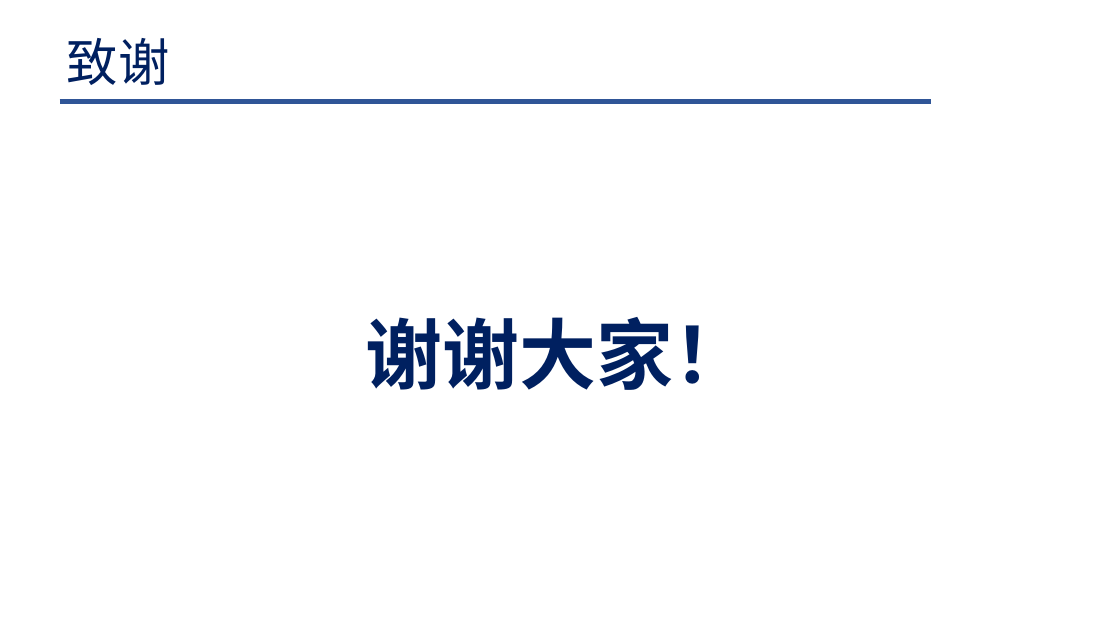
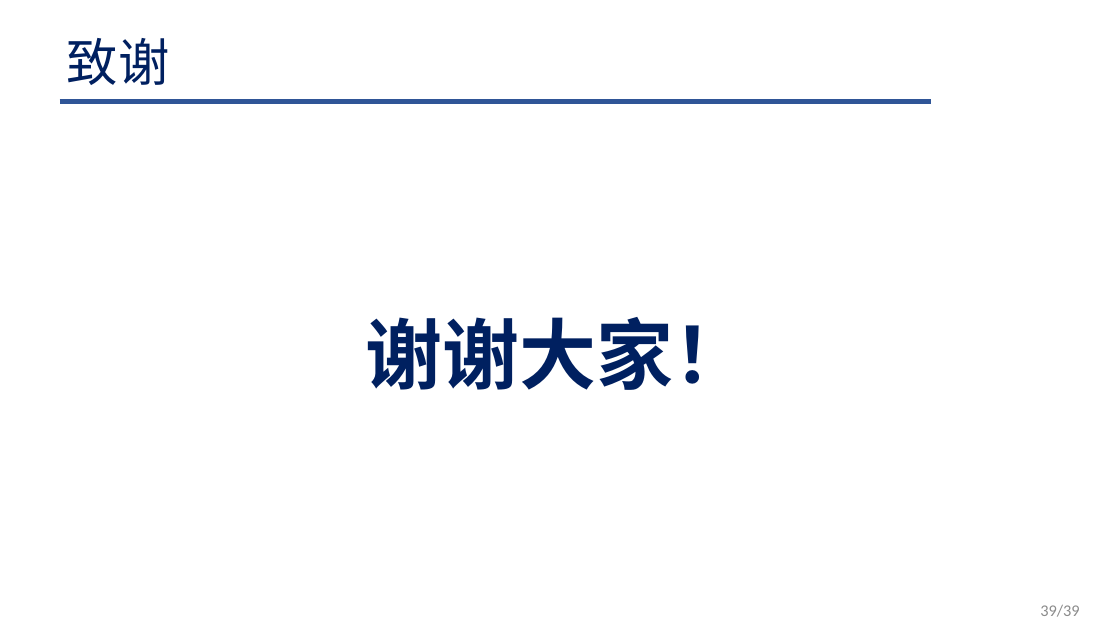
Before and after one commit to Lelucermaire111/Intelligent-blind-assistance-system, a slide deck: slide 39 of 系统设计/系统设计.pptx. Drawn at 1120x630 pixels with LibreOffice and Linux fonts; fonts in the diff are those of the drawing; background and template pictures are left out. Boxes give left, top, right and bottom in pixels: in the first picture for what was removed or moved away, otherwise in the second. Text is boxed around its words. In the diff, an @@ line names an element or a change of style, - is before the commit and + after.

```diff
--- a/系统设计/系统设计.pptx
+++ b/系统设计/系统设计.pptx
@@ page number added at (1040, 605, 1079, 617), 14 pt, text #8C8C8C @@
+39/39
```
Also in this commit, not shown: 36 other slides changed.
